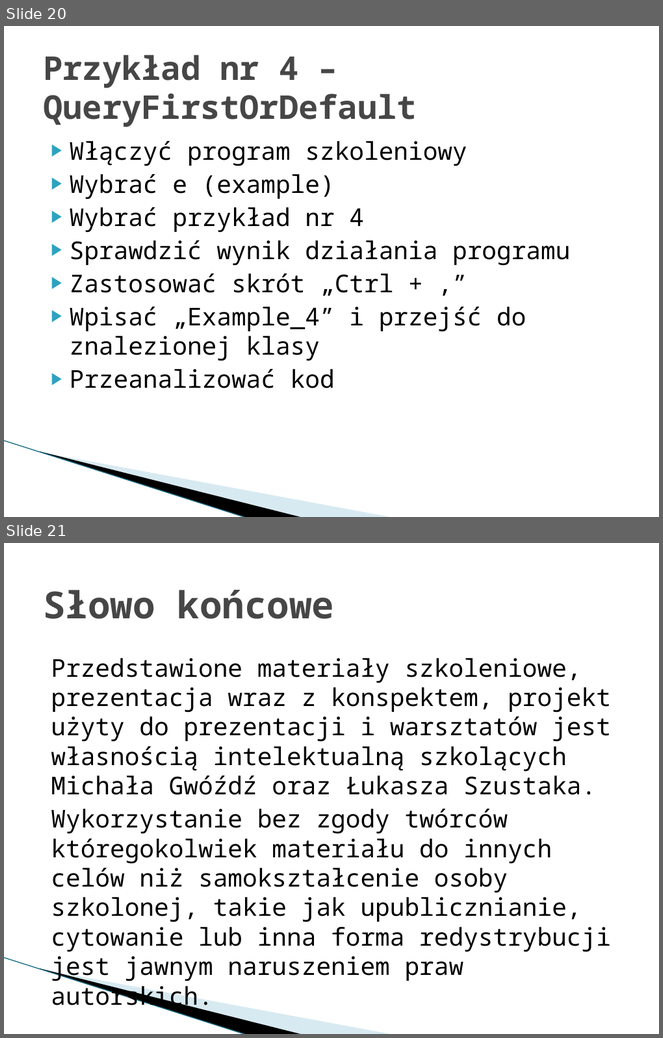
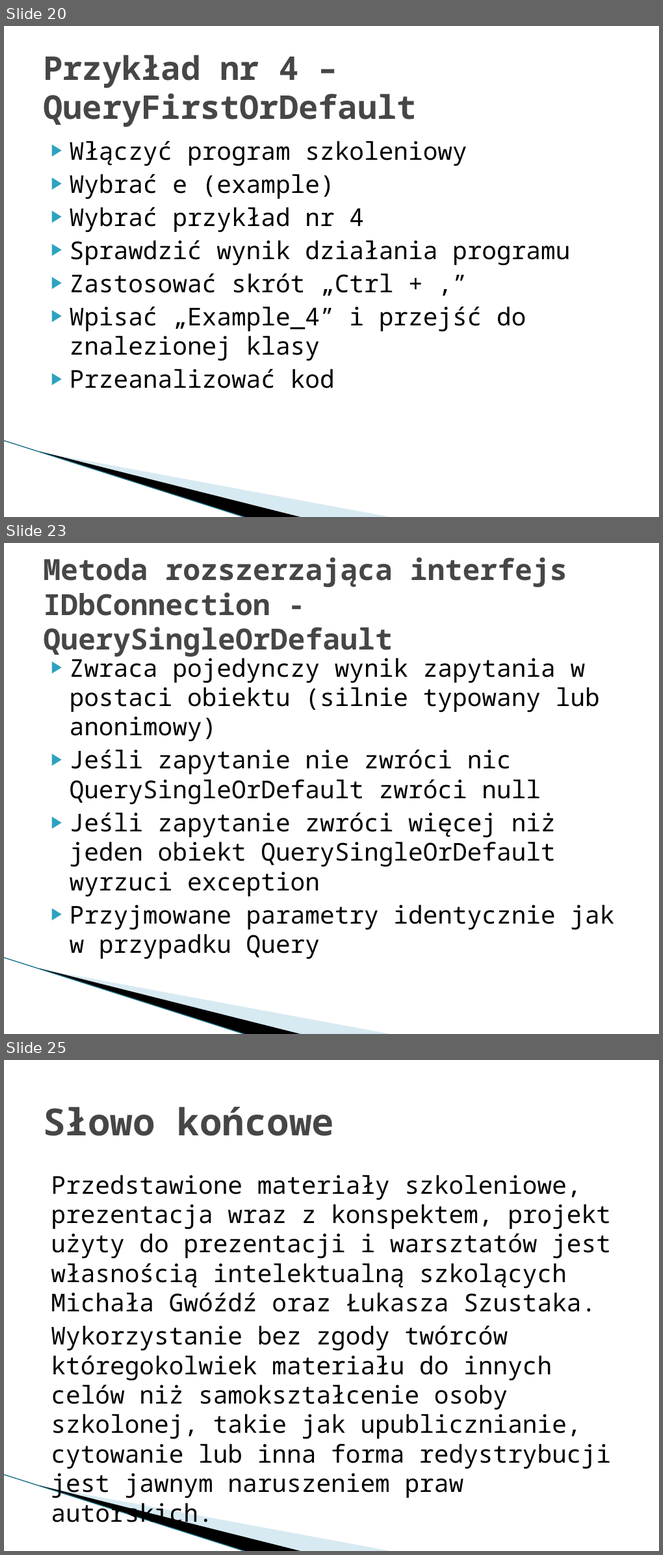
Before and after one commit to mietghar/Dapper_Workshop, a slide deck: Files/Szkolenie warsztatowe Dapper.pptx. Shown one above the other, each under a label of ours: slides 20 and 21 before the commit, slides 20, 23 and 25 after it; the slides between them are not shown. The pictures are 663x1038 and 663x1555 pixels, drawn with LibreOffice and Linux fonts; fonts in the diff are those of the drawing; background and template pictures are left out. Boxes give left, top, right and bottom in pixels: in the first picture for what was removed or moved away, otherwise in the second. Text is boxed around its words. In the diff, an @@ line names an element or a change of style, - is before the commit and + after.

```diff
--- a/Files/Szkolenie warsztatowe Dapper.pptx
+++ b/Files/Szkolenie warsztatowe Dapper.pptx
@@ slide 23 added at bbox=[4, 543, 659, 1034], background #FFFFFF; not listed: 3 template elements that a slide beside it also shows @@
@@ title added at bbox=[43, 557, 568, 657], 32 pt, text #464646, bold @@
+Metoda rozszerzająca interfejs IDbConnection - QuerySingleOrDefault
@@ text added at bbox=[70, 654, 615, 960], 27 pt, text #000000 @@
+▶ Zwraca pojedynczy wynik zapytania w postaci obiektu (silnie typowany lub anonimowy)
+▶ Jeśli zapytanie nie zwróci nic QuerySingleOrDefault zwróci null
+▶ Jeśli zapytanie zwróci więcej niż jeden obiekt QuerySingleOrDefault wyrzuci exception
+▶ Przyjmowane parametry identycznie jak w przypadku Query
@@ what was slide 21 is now slide 25 @@
```
Also in this commit, not shown: 3 other slides added, 12 other files.
